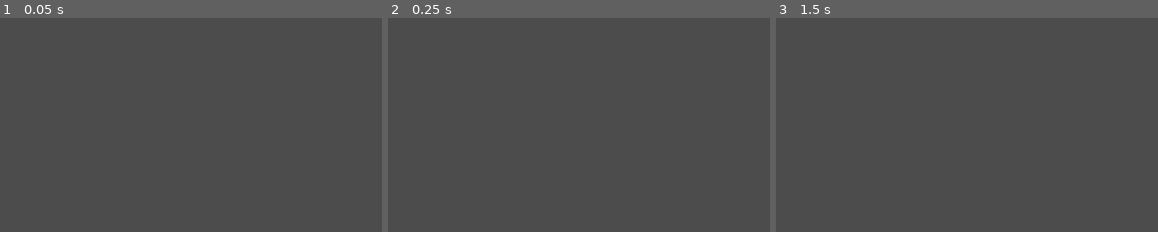
Above: before the commit, frames 1-3 (left to right).
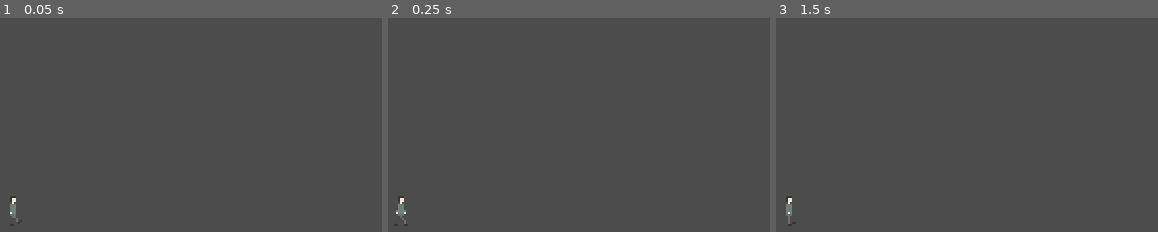
Above: after the commit, the same moments.

Repository: thecaptaincarrot/Rain
Game: Godot game, scene res://Game.tscn
Two runs of this game, one before a commit and one after it. Both use one fixed random seed, a clock stepped at 60 frames per second and the inputs below.
Inputs:
- Up to frame 1 (0.05 s): no input
- Up to frame 2 (0.25 s): no input
- Up to frame 3 (1.5 s): tap Enter at 0.5 s; hold D (right) 0.53-1.28 s; tap Z (action) at 0.6, 1.35 s; tap Space at 1.25 s; hold S (down) from 1.28 s (still down)
The pictures show only the part of the screen within x 0-50%, y 50-100%; the shares and areas given below are measured in that part.

The runs differ from the first frame. In frame 1, 0.1% of the frame differs, in the area x 2-5%, y 84-96%; in frame 2, 0.2%, in the area x 2-5%, y 84-97%; in frame 3, 0.1%.

Commit message:
DONKEH
DONKEH DONKEH DONKEH DONKEH DONKEH DONKEH DONKEH DONKEH DONKEH DONKEH DONKEH DONKEH DONKEH DONKEH DONKEH DONKEH DONKEH

Diff:
--- a/Game.tscn
+++ b/Game.tscn
@@ -1,9 +1,50 @@
-[gd_scene load_steps=5 format=2]
+[gd_scene load_steps=15 format=2]
 
 [ext_resource path="res://Player.tscn" type="PackedScene" id=1]
 [ext_resource path="res://Game.gd" type="Script" id=2]
+[ext_resource path="res://Sprites/PersonWalking.png" type="Texture" id=3]
 [ext_resource path="res://DamNodes/DamNode.tscn" type="PackedScene" id=5]
 [ext_resource path="res://PlankMaker.tscn" type="PackedScene" id=6]
+
+[sub_resource type="AtlasTexture" id=1]
+atlas = ExtResource( 3 )
+region = Rect2( 0, 0, 16, 20 )
+
+[sub_resource type="AtlasTexture" id=2]
+atlas = ExtResource( 3 )
+region = Rect2( 16, 0, 16, 20 )
+
+[sub_resource type="AtlasTexture" id=3]
+atlas = ExtResource( 3 )
+region = Rect2( 32, 0, 16, 20 )
+
+[sub_resource type="AtlasTexture" id=4]
+atlas = ExtResource( 3 )
+region = Rect2( 48, 0, 16, 20 )
+
+[sub_resource type="AtlasTexture" id=5]
+atlas = ExtResource( 3 )
+region = Rect2( 64, 0, 16, 20 )
+
+[sub_resource type="AtlasTexture" id=6]
+atlas = ExtResource( 3 )
+region = Rect2( 80, 0, 16, 20 )
+
+[sub_resource type="AtlasTexture" id=7]
+atlas = ExtResource( 3 )
+region = Rect2( 96, 0, 16, 20 )
+
+[sub_resource type="AtlasTexture" id=8]
+atlas = ExtResource( 3 )
+region = Rect2( 112, 0, 16, 20 )
+
+[sub_resource type="SpriteFrames" id=9]
+animations = [ {
+"frames": [ SubResource( 1 ), SubResource( 2 ), SubResource( 3 ), SubResource( 4 ), SubResource( 5 ), SubResource( 6 ), SubResource( 7 ), SubResource( 8 ) ],
+"loop": true,
+"name": "Walk",
+"speed": 8.0
+} ]
 
 [node name="Game" type="Node2D"]
 script = ExtResource( 2 )
@@ -22,4 +63,13 @@
 
 [node name="DroppedPlanks" type="Node2D" parent="."]
 
+[node name="Evacuees" type="Node2D" parent="."]
+
+[node name="Evacuee" type="AnimatedSprite" parent="Evacuees"]
+position = Vector2( 10, 237 )
+frames = SubResource( 9 )
+animation = "Walk"
+frame = 7
+playing = true
+
 [connection signal="DropPlank" from="Player" to="." method="_on_Player_DropPlank"]
Not shown, added: SoundEffects/Footstep.wav.import
Not shown, added: SoundEffects/Hammer.wav.import
Not shown, added: SoundEffects/Sawblade.wav.import
Binary file added: Sprites/PersonWalking.png
Not shown, added: Sprites/PersonWalking.png.import
Not shown, added: Sprites/Donkey.xcf
Not shown, added: Sprites/PersonWalking.xcf
